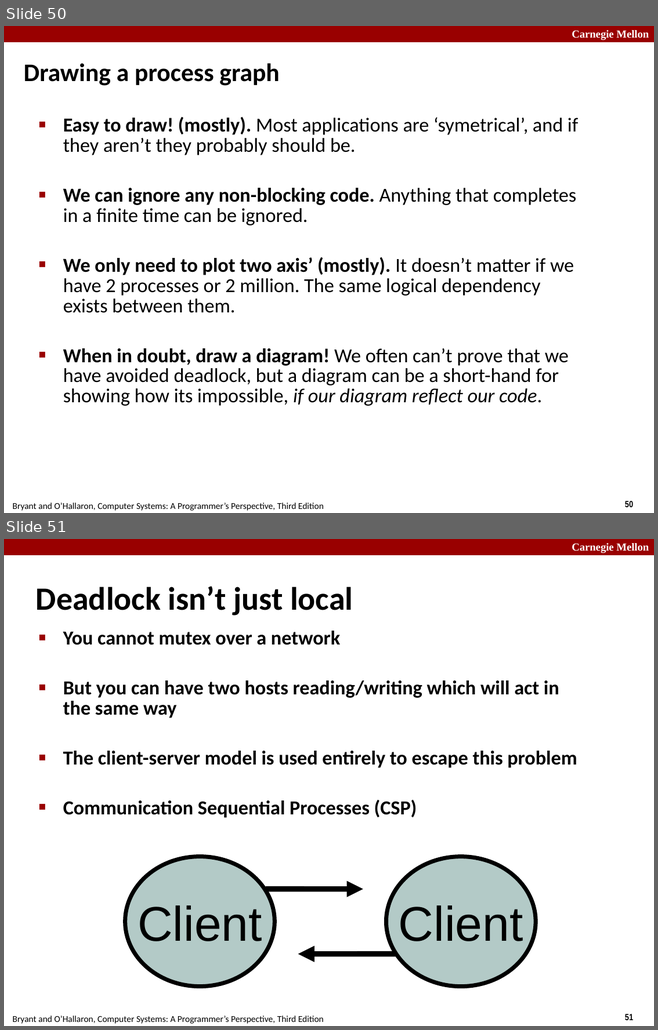
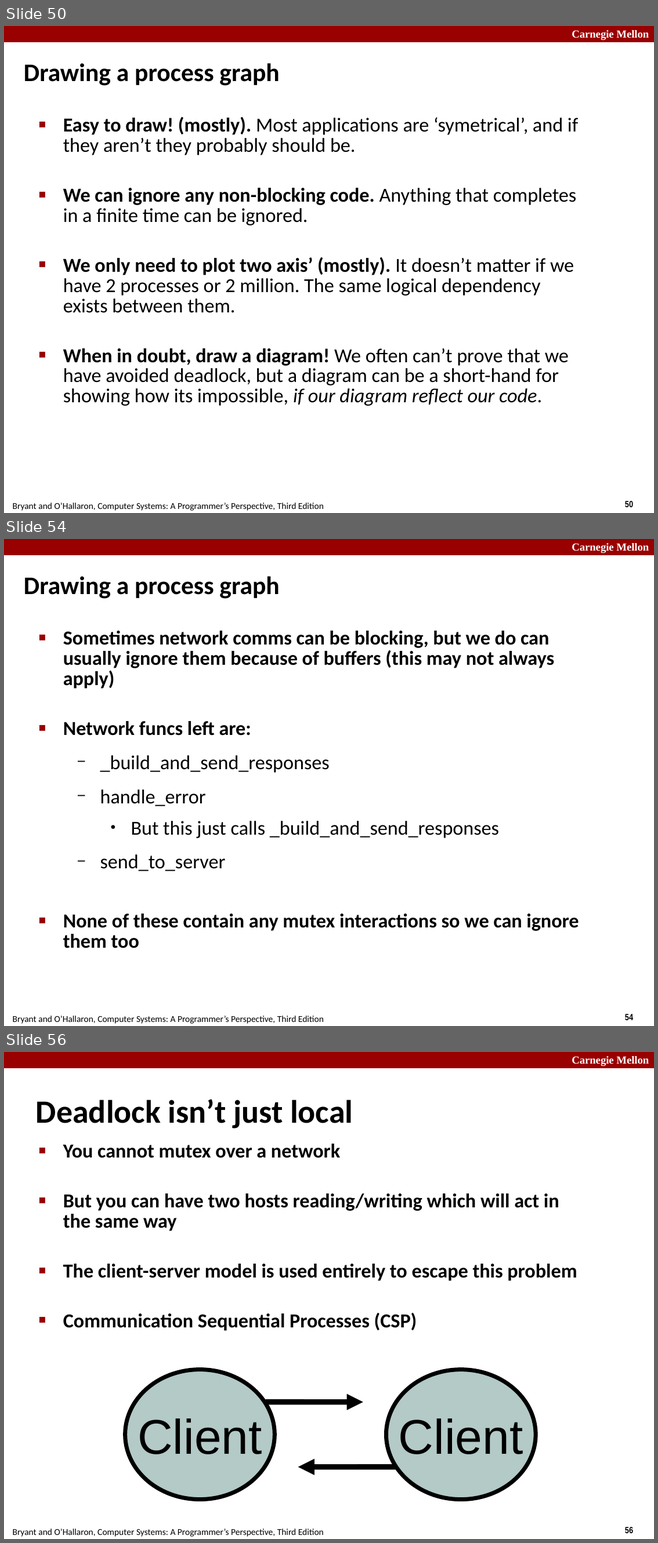
Before and after one commit to diku-compSys/compSys-e2023-pub, a slide deck: lectures/23-11-20_server_performance/performance.odp. Shown one above the other, each under a label of ours: slides 50 and 51 before the commit, slides 50, 54 and 56 after it; the slides between them are not shown. The pictures are 658x1030 and 658x1543 pixels, drawn with LibreOffice and Linux fonts; fonts in the diff are those of the drawing. Boxes give left, top, right and bottom in pixels: in the first picture for what was removed or moved away, otherwise in the second. Text is boxed around its words. In the diff, an @@ line names an element or a change of style, - is before the commit and + after.

Commit message:
corrected mistake on progress graph slide

```diff
--- a/lectures/23-11-20_server_performance/performance.odp
+++ b/lectures/23-11-20_server_performance/performance.odp
@@ slide 54 added at <box>4,539,654,1026</box>, background #FFFFFF; not listed: 4 template elements that a slide beside it also shows @@
@@ title added at <box>24,576,279,599</box>, 28 pt, text #000000, bold @@
+Drawing a process graph
@@ text added at <box>63,631,578,948</box>, 22 pt, text #000000, bold @@
+■ Sometimes network comms can be blocking, but we do can usually ignore them because of buffers (this may not always apply)
+■ Network funcs left are:
+  − _build_and_send_responses
+  − handle_error
+    ● But this just calls _build_and_send_responses
+  − send_to_server
+■ None of these contain any mutex interactions so we can ignore them too
@@ what was slide 51 is now slide 56 @@
@@ page number at <box>625,1527,633,1533</box>: text changed @@
-51
+56
```
Also in this commit, not shown: 3 slides changed, 5 other slides added, 1 slide removed, 1 other file.
